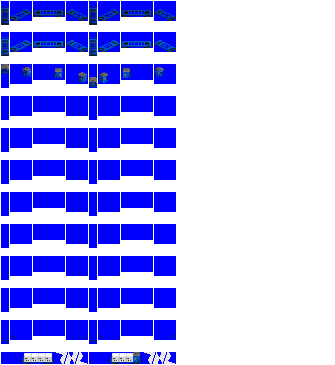
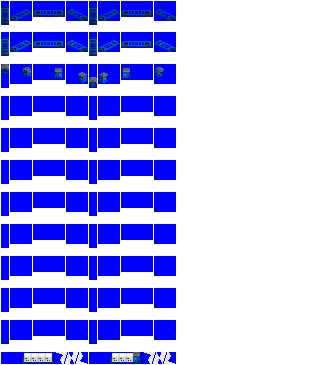
Comparing the layer stacks of the two (335, 365) images. Changes:
painted on "kokifu 10000" over (1, 9, 176, 24)
